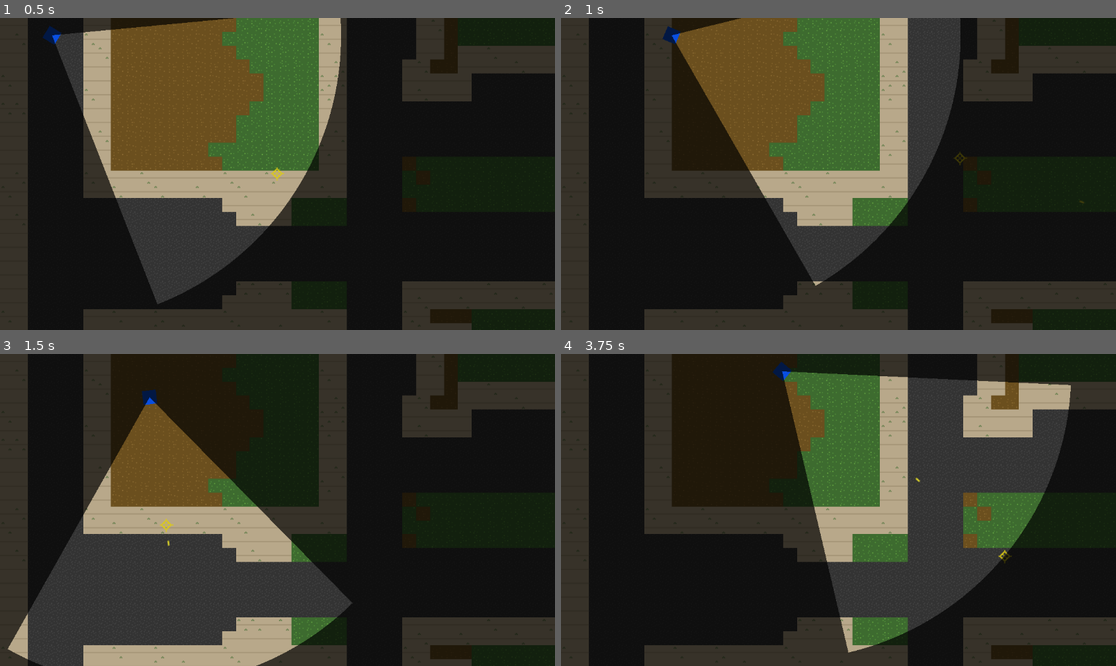
Above: before the commit, frames 1-4 (two rows, left to right).
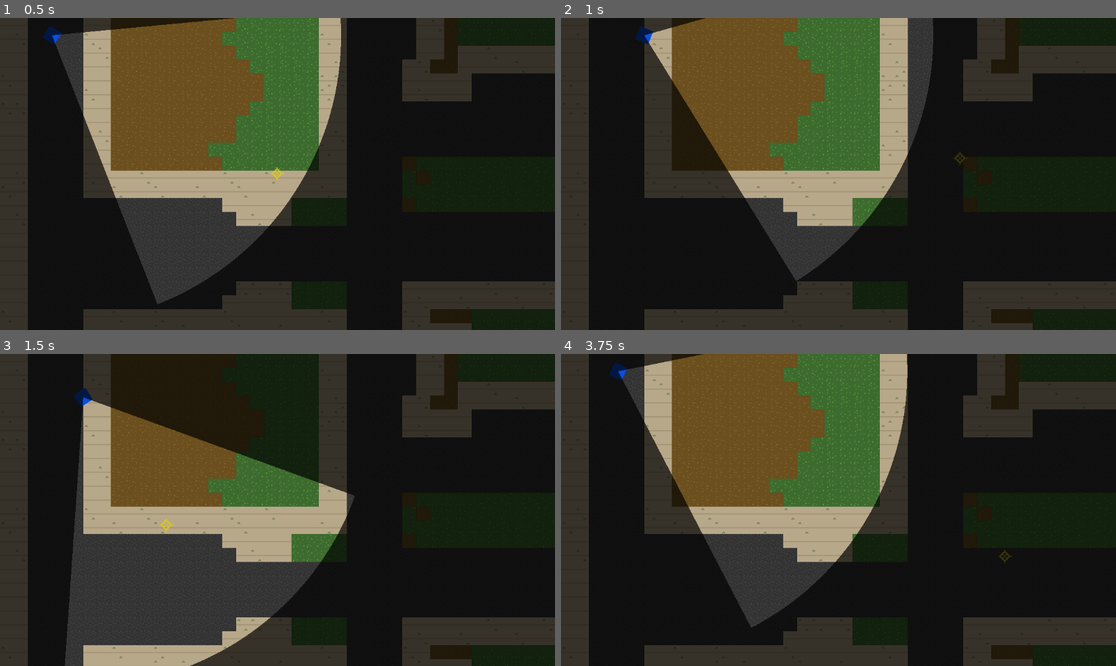
Above: after the commit, the same moments.

Repository: ClaudersonXavier/faculandia
Game: Godot game, scene res://scenes/cena_principal.tscn
The game is run twice, just before and just after one commit, with the same random seed, the same clock (stepped at 60 frames per second) and the same inputs.
Inputs (mouse positions are in pixels of both pictures, inside the frame that each line leads up to):
- Up to frame 1 (0.5 s): no input
- Up to frame 2 (1 s): tap Enter at 0.5 s; move the mouse to (960, 158) at 0.52 s; hold Right (ui_right) from 0.53 s (still down); click (960, 158) at 0.6 s
- Up to frame 3 (1.5 s): move the mouse to (166, 525) at 1.27 s; release Right (ui_right) at 1.28 s; hold Down (ui_down) from 1.28 s (still down); click (166, 525) at 1.35 s
- Up to frame 4 (3.75 s): move the mouse to (894, 441) at 2.02 s; release Down (ui_down) at 2.03 s; hold Right (ui_right) 2.03-2.78 s; click (894, 441) at 2.1 s; move the mouse to (810, 572) at 2.77 s; hold Up (ui_up) 2.78-3.53 s; click (810, 572) at 2.85 s; move the mouse to (1005, 556) at 3.52 s; hold Left (ui_left) from 3.53 s (still down); click (1005, 556) at 3.6 s

Frame 1 is identical in both runs. In frame 2, 7.7% of the frame differs, in the area x 13-95%, y 0-86%; in frame 3, 12%; in frame 4, 43%, in the area x 8-92%, y 0-96%.

Commit message:
feat: adiciona colisao em obstaculos

Diff:
--- a/resources/tileset_chao.tres
+++ b/resources/tileset_chao.tres
@@ -11,7 +11,10 @@
 1:1/0 = 0
 0:2/0 = 0
 0:3/0 = 0
+0:3/0/physics_layer_0/polygon_0/points = PackedVector2Array(0, 0, 16, 0, 16, 16, 0, 16)
 1:3/0 = 0
+1:3/0/physics_layer_0/polygon_0/points = PackedVector2Array(0, 0, 16, 0, 16, 16, 0, 16)
 
 [resource]
+physics_layer_0/collision_layer = 1
 sources/0 = SubResource("TileSetAtlasSource_sq78c")
--- a/scenes/cena_principal.tscn
+++ b/scenes/cena_principal.tscn
@@ -30,6 +30,7 @@
 
 [node name="Player" type="CharacterBody2D" parent="Mundo" unique_id=904006901]
 position = Vector2(60, 20)
+collision_layer = 2
 script = ExtResource("1_52c58")
 
 [node name="crosshair" type="Sprite2D" parent="Mundo/Player" unique_id=698244504]
--- a/scripts/bullet.gd
+++ b/scripts/bullet.gd
@@ -28,7 +28,8 @@
 	body_entered.connect(_on_body_entered)
 	area_entered.connect(_on_area_entered)
 
-	set_collision_mask_value(1, false)
+	collision_layer = 0
+	collision_mask = 1
 
 
 func _physics_process(delta: float) -> void:
Not shown, added: CONTEXT.md
